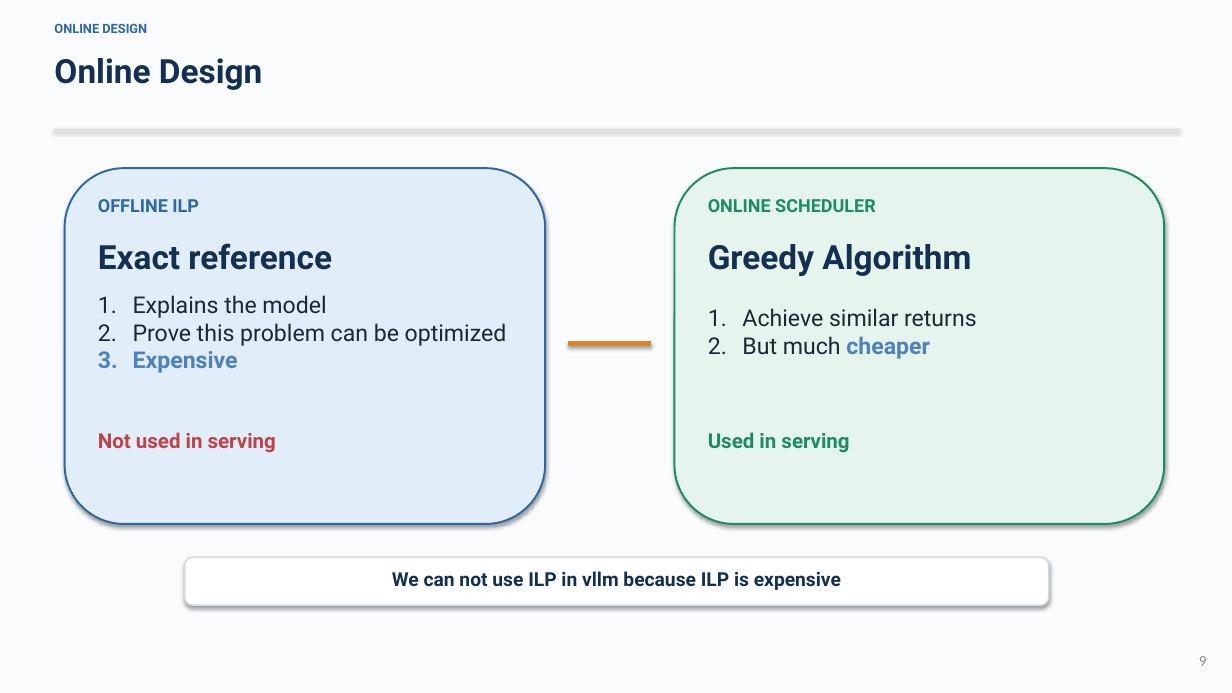
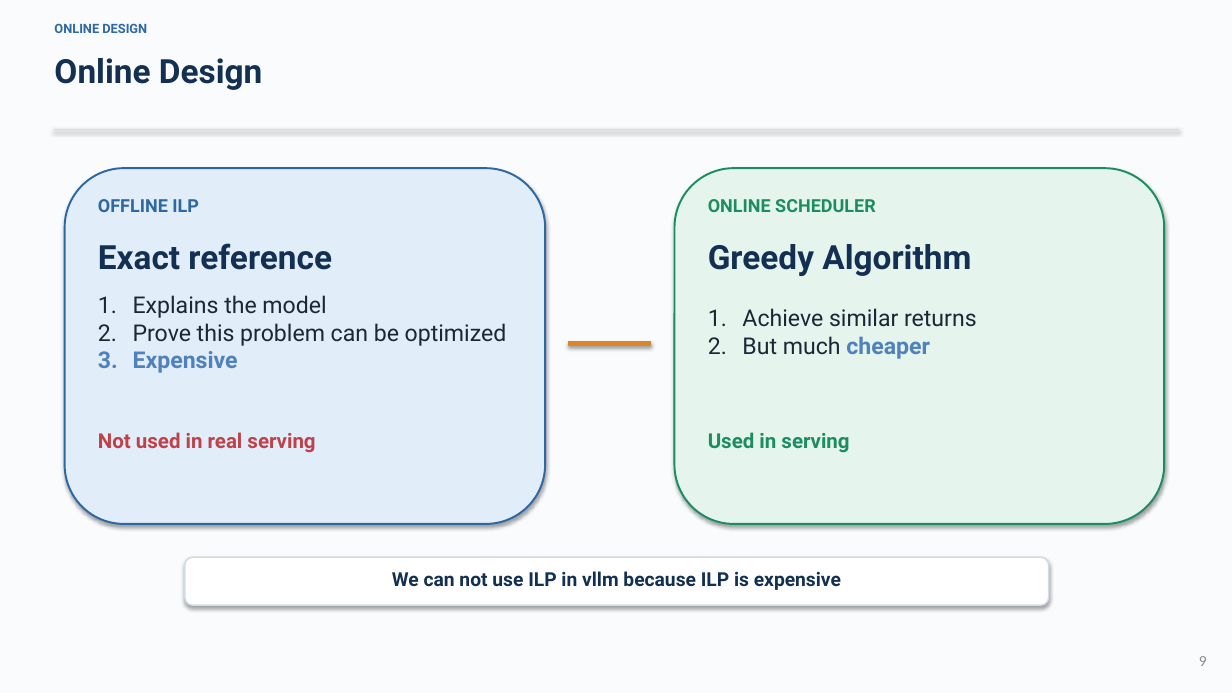
Before and after one commit to DOCCA0/vllm, a slide deck: slide 9 of benchmarks/eplb_rebalance/presentation/wucao_eplb.pptx. Drawn at 1232x693 pixels with LibreOffice and Linux fonts; fonts in the diff are those of the drawing. Boxes give left, top, right and bottom in pixels: in the first picture for what was removed or moved away, otherwise in the second. Text is boxed around its words. In the diff, an @@ line names an element or a change of style, - is before the commit and + after.

```diff
--- a/benchmarks/eplb_rebalance/presentation/wucao_eplb.pptx
+++ b/benchmarks/eplb_rebalance/presentation/wucao_eplb.pptx
@@ text at [98,432,315,453]: text changed @@
-Not used in serving
+Not used in real serving
```
Also in this commit, not shown: 9 other slides changed, 1 slide removed.
